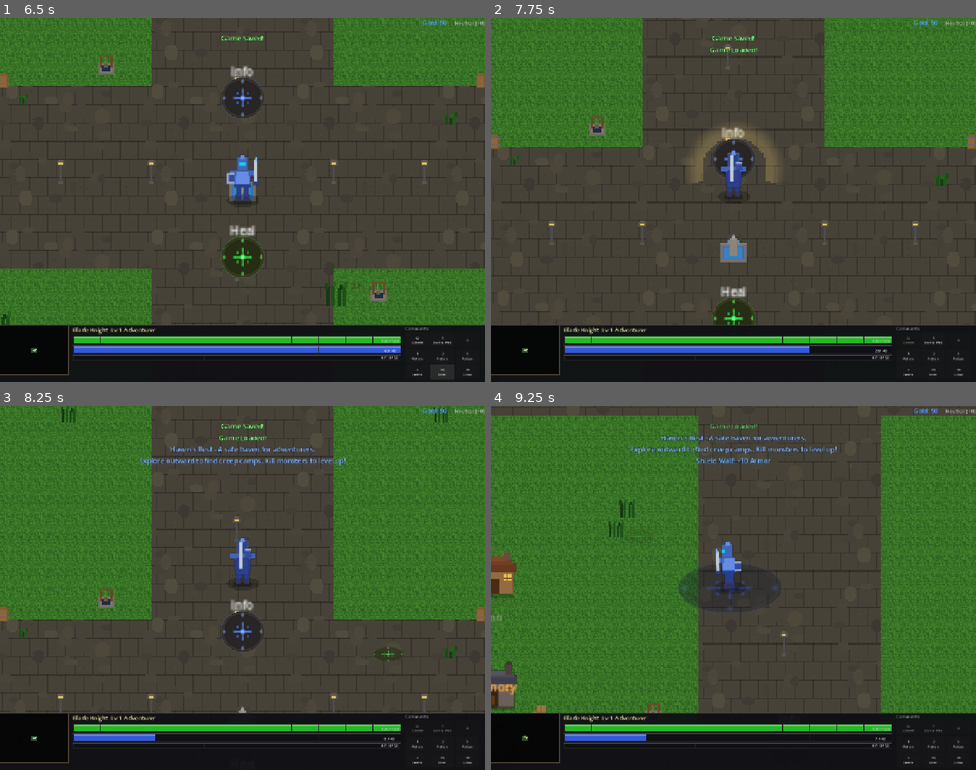
Above: before the commit, frames 1-4 (two rows, left to right).
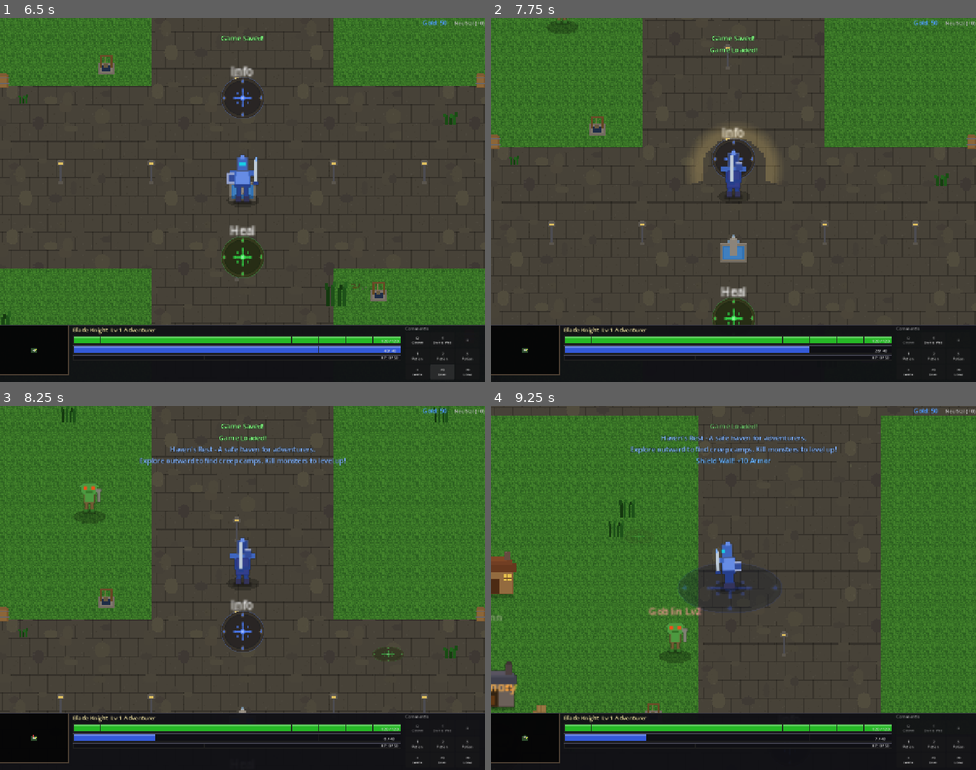
Above: after the commit, the same moments.

Repository: slxny/legends-open-rpg
Game: Godot game, scene res://scenes/main.tscn
Two runs of this game, one before a commit and one after it. Both use one fixed random seed, a clock stepped at 60 frames per second and the inputs below.
Inputs (mouse positions are in pixels of both pictures, inside the frame that each line leads up to):
- Up to frame 1 (6.5 s): click "SELECT" at 0.5 s; click "Q Cleave" at 1.25 s; click "E Shield Wall" at 2 s; click "1 Potion" at 2.75 s; click "2 Potion" at 3.5 s; click "3 Potion" at 4.25 s; click "I Items" at 5 s; click "F5 Save" at 5.75 s
- Up to frame 2 (7.75 s): click "F9 Load" at 6.5 s; move the mouse to (524, 352) at 7.27 s; hold W (move_up) from 7.28 s (still down); hold Q (ability_1) from 7.28 s (still down); click (524, 352) at 7.42 s
- Up to frame 3 (8.25 s): keep holding W (move_up); move the mouse to (388, 642) at 8.02 s; release Q (ability_1) at 8.03 s; tap E (ability_2) at 8.1 s; click (388, 642) at 8.17 s
- Up to frame 4 (9.25 s): move the mouse to (588, 533) at 8.77 s; release W (move_up) at 8.78 s; hold A (move_left) from 8.78 s (still down); tap F (interact) at 8.85 s; click (588, 533) at 8.92 s

Frame 1 is identical in both runs. In frame 2, 0.2% of the frame differs, in the area x 6-18%, y 0-92%; in frame 3, 0.4%; in frame 4, 0.5%, in the area x 6-44%, y 55-92%.

Commit message:
Add unit effects, right-click attack, and improved minion AI
- Enemies now have rare status effect procs (~25% of units get one):
  knockback (12%), paralyze (8%, 2s), slow (10%, 3s) with VFX
- Right-clicking on an enemy attacks it (same as space bar)
- Patrol radius tripled (300 + speed*3), patrol speed increased to 65%
- Idle wait times shortened (0.5-2s vs 2-5s) for more active roaming
- Respawn time reduced from 120s to 45s with ±30% random jitter
- Mobs only respawn after the entire group is dead
- Added 12 more creep camps across the map for denser encounters
- Increased enemy counts per camp for larger crowds

https://claude.ai/code/session_01Nrq25cf6CaQp2REqpVsNg9

Diff:
--- a/scenes/enemies/creep_camp.gd
+++ b/scenes/enemies/creep_camp.gd
@@ -2,7 +2,7 @@
 
 @export var camp_type: String = "goblin"
 @export var enemy_count: int = 4
-@export var respawn_time: float = 120.0  # SC-spec: 120 seconds
+@export var respawn_time: float = 45.0  # Faster respawn for more action
 
 # Creep camp definitions
 const CAMP_TYPES = {
@@ -118,5 +118,7 @@
 
 	_alive_count -= 1
 	if _alive_count <= 0:
+		# Only respawn once the ENTIRE mob is dead
 		_waiting_respawn = true
-		_respawn_timer = respawn_time
+		# Random jitter: ±30% of base respawn time for variety
+		_respawn_timer = respawn_time * randf_range(0.7, 1.3)
--- a/scenes/enemies/enemy.gd
+++ b/scenes/enemies/enemy.gd
@@ -34,7 +34,11 @@
 var _patrol_target: Vector2 = Vector2.ZERO
 var _patrol_radius: float = 150.0
 var _patrol_wait_timer: float = 0.0
-var _patrol_speed_factor: float = 0.45  # Patrol at 45% of move speed
+var _patrol_speed_factor: float = 0.65  # Patrol at 65% of move speed — more active roaming
+
+# Effect proc chances (rare — 8-12% per attack depending on type)
+var _effect_chance: float = 0.0  # Overall chance this unit has any effect
+var _effect_type: String = ""    # "knockback", "paralyze", or "slow"
 
 func _ready() -> void:
 	add_to_group("enemies")
@@ -54,8 +58,8 @@
 	_shadow.move_to_front()
 	move_child(_shadow, 0)
 
-	# Start with a random idle delay before first patrol
-	_patrol_wait_timer = randf_range(1.0, 4.0)
+	# Start with a short random idle delay before first patrol
+	_patrol_wait_timer = randf_range(0.3, 1.5)
 
 
 func initialize(config: Dictionary) -> void:
@@ -78,9 +82,21 @@
 	stats.move_speed = config.get("move_speed", 80.0)
 	stats.primary_stat = "strength"
 
-	# Scale patrol radius with move speed — faster enemies roam further
-	_patrol_radius = 100.0 + stats.move_speed * 1.2
-	chase_range = _patrol_radius + 250.0
+	# Scale patrol radius with move speed — faster enemies roam much further
+	_patrol_radius = 300.0 + stats.move_speed * 3.0
+	chase_range = _patrol_radius + 350.0
+
+	# Randomly assign an effect to some units (~25% of enemies have an effect proc)
+	if randf() < 0.25:
+		var effects = ["knockback", "paralyze", "slow"]
+		_effect_type = effects[randi() % effects.size()]
+		match _effect_type:
+			"knockback":
+				_effect_chance = 0.12  # 12% per hit
+			"paralyze":
+				_effect_chance = 0.08  # 8% per hit — rarer, strong
+			"slow":
+				_effect_chance = 0.10  # 10% per hit
 
 	if is_inside_tree():
 		var tex = SpriteGenerator.get_texture(sprite_type)
@@ -157,10 +173,10 @@
 
 	var dist_to_target = global_position.distance_to(_patrol_target)
 	if dist_to_target < 8.0:
-		# Reached patrol waypoint — pause then go idle
+		# Reached patrol waypoint — short pause then go idle
 		velocity = Vector2.ZERO
 		current_state = State.IDLE
-		_patrol_wait_timer = randf_range(2.0, 5.0)
+		_patrol_wait_timer = randf_range(0.5, 2.0)
 		return
 
 	var dir = (_patrol_target - global_position).normalized()
@@ -231,6 +247,9 @@
 			var result = CombatManager.calculate_damage(get_stats_dict(), target.get_stats_dict())
 			target.take_damage(result["damage"], result["is_crit"])
 			_do_attack_lunge()
+			# Rare effect proc
+			if _effect_chance > 0.0 and randf() < _effect_chance:
+				_apply_effect_to_target(target)
 
 func _process_return(delta: float) -> void:
 	var dist = global_position.distance_to(home_position)
@@ -239,7 +258,7 @@
 		current_state = State.IDLE
 		stats.current_hp = stats.max_hp
 		_update_hp_bar()
-		_patrol_wait_timer = randf_range(1.0, 3.0)
+		_patrol_wait_timer = randf_range(0.3, 1.0)
 		if not _is_selected:
 			name_label.visible = false
 		return
@@ -249,8 +268,23 @@
 		sprite.flip_h = true
 	elif dir.x > 0.1:
 		sprite.flip_h = false
-	velocity = dir * stats.move_speed * 1.5
+	velocity = dir * stats.move_speed * 1.8
 	move_and_slide()
+
+func _apply_effect_to_target(t: Node2D) -> void:
+	if not is_instance_valid(t):
+		return
+	match _effect_type:
+		"knockback":
+			if t.has_method("apply_knockback_effect"):
+				var dir = (t.global_position - global_position).normalized()
+				t.apply_knockback_effect(dir, 280.0)
+		"paralyze":
+			if t.has_method("apply_effect"):
+				t.apply_effect("paralyze", 2.0)
+		"slow":
+			if t.has_method("apply_effect"):
+				t.apply_effect("slow", 3.0)
 
 func take_damage(amount: int, is_crit: bool = false) -> void:
 	if _is_dead:
--- a/scenes/player/player.gd
+++ b/scenes/player/player.gd
@@ -28,6 +28,13 @@
 # Attack state
 var _is_attack_animating: bool = false
 var _attack_cooldown: float = 0.0
+
+# Status effects applied by enemies
+var _is_paralyzed: bool = false
+var _paralyze_timer: float = 0.0
+var _slow_factor: float = 1.0  # 1.0 = normal, < 1.0 = slowed
+var _slow_timer: float = 0.0
+var _effect_vfx: Sprite2D = null  # Visual indicator for active status effect
 
 # Sprite upgrade milestones: level -> texture key suffix
 const SPRITE_UPGRADE_LEVELS: Array[int] = [5, 10, 15, 20, 25, 30, 35, 40, 45, 50]
@@ -108,13 +115,22 @@
 
 
 func _physics_process(delta: float) -> void:
+	# Process status effects
+	_process_status_effects(delta)
+
+	# Paralyzed: can't move or attack
+	if _is_paralyzed:
+		velocity = Vector2.ZERO
+		move_and_slide()
+		return
+
 	var input_dir = Vector2.ZERO
 	input_dir.x = Input.get_axis("move_left", "move_right")
 	input_dir.y = Input.get_axis("move_up", "move_down")
 	if input_dir.length() > 0:
 		input_dir = input_dir.normalized()
 
-	var max_speed = stats.get_total_move_speed()
+	var max_speed = stats.get_total_move_speed() * _slow_factor
 	var desired_velocity := Vector2.ZERO
 
 	if input_dir.length() > 0:
@@ -152,7 +168,7 @@
 			_last_dir_category = ""
 
 	# Hold Space to keep attacking at normal cooldown rate
-	if Input.is_action_pressed("attack"):
+	if Input.is_action_pressed("attack") and not _is_paralyzed:
 		_try_manual_attack()
 
 	# Update facing direction from movement
@@ -206,6 +222,12 @@
 			return
 
 		if event.button_index == MOUSE_BUTTON_LEFT or event.button_index == MOUSE_BUTTON_RIGHT:
+			# Right-click on an enemy = attack (same as space)
+			if event.button_index == MOUSE_BUTTON_RIGHT:
+				var enemy_target = _get_enemy_at_mouse()
+				if enemy_target and not _is_paralyzed:
+					_try_manual_attack()
+					return
 			# Both mouse buttons move to clicked position
 			var clicked = _get_clickable_at_mouse()
 			if clicked and clicked.has_method("interact"):
@@ -280,6 +302,77 @@
 		_perform_attack(hit_target, attack_dir)
 	else:
 		_perform_swing_no_target(attack_dir)
+
+func _process_status_effects(delta: float) -> void:
+	if _is_paralyzed:
+		_paralyze_timer -= delta
+		if _paralyze_timer <= 0:
+			_is_paralyzed = false
+			_clear_effect_vfx()
+	if _slow_factor < 1.0:
+		_slow_timer -= delta
+		if _slow_timer <= 0:
+			_slow_factor = 1.0
+			_clear_effect_vfx()
+
+func apply_effect(effect_type: String, duration: float, value: float = 0.0) -> void:
+	match effect_type:
+		"knockback":
+			var dir = value  # Reuse value slot... actually we need direction
+			# Knockback is handled by passing direction + force via apply_knockback_effect
+			pass
+		"paralyze":
+			_is_paralyzed = true
+			_paralyze_timer = duration
+			_spawn_effect_vfx(Color(0.8, 0.2, 1.0, 0.6), duration, "PARALYZED!")
+		"slow":
+			_slow_factor = 0.4
+			_slow_timer = duration
+			_spawn_effect_vfx(Color(0.2, 0.5, 1.0, 0.5), duration, "SLOWED!")
+
+func apply_knockback_effect(dir: Vector2, force: float) -> void:
+	# Strong knockback from enemy effect proc
+	velocity = dir * force
+	_spawn_effect_label("KNOCKBACK!", Color(1.0, 0.6, 0.1))
+
+func _spawn_effect_vfx(color: Color, duration: float, label_text: String) -> void:
+	_clear_effect_vfx()
+	# Pulsing aura around the player
+	_effect_vfx = Sprite2D.new()
+	_effect_vfx.texture = SpriteGenerator.get_texture("beacon_blue")
+	_effect_vfx.modulate = color
+	_effect_vfx.z_index = -1
+	add_child(_effect_vfx)
+	var tween = _effect_vfx.create_tween().set_loops()
+	tween.tween_property(_effect_vfx, "modulate:a", color.a * 0.3, 0.4)
+	tween.tween_property(_effect_vfx, "modulate:a", color.a, 0.4)
+	# Auto-cleanup after duration
+	var cleanup_tween = create_tween()
+	cleanup_tween.tween_interval(duration)
+	cleanup_tween.tween_callback(_clear_effect_vfx)
+	# Label
+	_spawn_effect_label(label_text, color)
+
+func _spawn_effect_label(text: String, color: Color) -> void:
+	var label = Label.new()
+	label.text = text
+	label.position = Vector2(-30, -50)
+	var settings = LabelSettings.new()
+	settings.font_size = 16
+	settings.font_color = color
+	settings.outline_size = 2
+	settings.outline_color = Color.BLACK
+	label.label_settings = settings
+	add_child(label)
+	var tween = create_tween()
+	tween.tween_property(label, "position:y", label.position.y - 25, 0.8)
+	tween.parallel().tween_property(label, "modulate:a", 0.0, 0.8)
+	tween.tween_callback(label.queue_free)
+
+func _clear_effect_vfx() -> void:
+	if _effect_vfx and is_instance_valid(_effect_vfx):
+		_effect_vfx.queue_free()
+		_effect_vfx = null
 
 func _get_world_mouse_pos() -> Vector2:
 	# Use the viewport's canvas transform so the result matches what is
--- a/scenes/world/regions/havens_rest.tscn
+++ b/scenes/world/regions/havens_rest.tscn
@@ -43,72 +43,132 @@
 [node name="GoblinCamp1" parent="." instance=ExtResource("2_camp")]
 position = Vector2(-1200, -900)
 camp_type = "goblin"
-enemy_count = 4
+enemy_count = 5
 
 [node name="GoblinCamp2" parent="." instance=ExtResource("2_camp")]
 position = Vector2(1100, -1100)
 camp_type = "goblin"
-enemy_count = 5
+enemy_count = 6
 
 [node name="GoblinCamp3" parent="." instance=ExtResource("2_camp")]
 position = Vector2(-700, -1600)
 camp_type = "goblin"
-enemy_count = 3
+enemy_count = 4
 
 [node name="GoblinCamp4" parent="." instance=ExtResource("2_camp")]
 position = Vector2(600, 800)
 camp_type = "goblin"
+enemy_count = 5
+
+[node name="GoblinCamp5" parent="." instance=ExtResource("2_camp")]
+position = Vector2(-400, -400)
+camp_type = "goblin"
+enemy_count = 4
+
+[node name="GoblinCamp6" parent="." instance=ExtResource("2_camp")]
+position = Vector2(1800, 400)
+camp_type = "goblin"
+enemy_count = 5
+
+[node name="GoblinCamp7" parent="." instance=ExtResource("2_camp")]
+position = Vector2(-1600, 500)
+camp_type = "goblin"
+enemy_count = 6
+
+[node name="GoblinCamp8" parent="." instance=ExtResource("2_camp")]
+position = Vector2(300, -2200)
+camp_type = "goblin"
 enemy_count = 4
 
 [node name="WolfCamp1" parent="." instance=ExtResource("2_camp")]
 position = Vector2(-2200, 1200)
 camp_type = "wolf"
-enemy_count = 4
+enemy_count = 5
 
 [node name="WolfCamp2" parent="." instance=ExtResource("2_camp")]
 position = Vector2(900, 1800)
 camp_type = "wolf"
-enemy_count = 3
+enemy_count = 4
 
 [node name="WolfCamp3" parent="." instance=ExtResource("2_camp")]
 position = Vector2(2400, -700)
 camp_type = "wolf"
-enemy_count = 4
+enemy_count = 5
 
 [node name="WolfCamp4" parent="." instance=ExtResource("2_camp")]
 position = Vector2(-1800, -1800)
 camp_type = "wolf"
+enemy_count = 5
+
+[node name="WolfCamp5" parent="." instance=ExtResource("2_camp")]
+position = Vector2(1500, -2000)
+camp_type = "wolf"
+enemy_count = 4
+
+[node name="WolfCamp6" parent="." instance=ExtResource("2_camp")]
+position = Vector2(-500, 2000)
+camp_type = "wolf"
+enemy_count = 6
+
+[node name="WolfCamp7" parent="." instance=ExtResource("2_camp")]
+position = Vector2(2800, 800)
+camp_type = "wolf"
+enemy_count = 5
+
+[node name="WolfCamp8" parent="." instance=ExtResource("2_camp")]
+position = Vector2(-3000, -200)
+camp_type = "wolf"
 enemy_count = 4
 
 [node name="BanditCamp1" parent="." instance=ExtResource("2_camp")]
 position = Vector2(3000, 1600)
 camp_type = "bandit"
-enemy_count = 5
+enemy_count = 6
 
 [node name="BanditCamp2" parent="." instance=ExtResource("2_camp")]
 position = Vector2(-3500, -700)
 camp_type = "bandit"
-enemy_count = 4
+enemy_count = 5
 
 [node name="BanditCamp3" parent="." instance=ExtResource("2_camp")]
 position = Vector2(3800, -1500)
 camp_type = "bandit"
-enemy_count = 4
+enemy_count = 5
 
 [node name="BanditCamp4" parent="." instance=ExtResource("2_camp")]
 position = Vector2(-2800, 2400)
 camp_type = "bandit"
-enemy_count = 5
+enemy_count = 6
 
 [node name="BanditCamp5" parent="." instance=ExtResource("2_camp")]
 position = Vector2(-4200, -2500)
 camp_type = "bandit"
-enemy_count = 5
+enemy_count = 6
 
 [node name="BanditCamp6" parent="." instance=ExtResource("2_camp")]
 position = Vector2(4400, 3000)
 camp_type = "bandit"
-enemy_count = 6
+enemy_count = 7
+
+[node name="BanditCamp7" parent="." instance=ExtResource("2_camp")]
+position = Vector2(-4500, 1800)
+camp_type = "bandit"
+enemy_count = 5
+
+[node name="BanditCamp8" parent="." instance=ExtResource("2_camp")]
+position = Vector2(4800, -500)
+camp_type = "bandit"
+enemy_count = 6
+
+[node name="BanditCamp9" parent="." instance=ExtResource("2_camp")]
+position = Vector2(2000, 3200)
+camp_type = "bandit"
+enemy_count = 5
+
+[node name="BanditCamp10" parent="." instance=ExtResource("2_camp")]
+position = Vector2(-3800, 3500)
+camp_type = "bandit"
+enemy_count = 7
 
 [node name="Walls" type="Node2D" parent="."]
 
